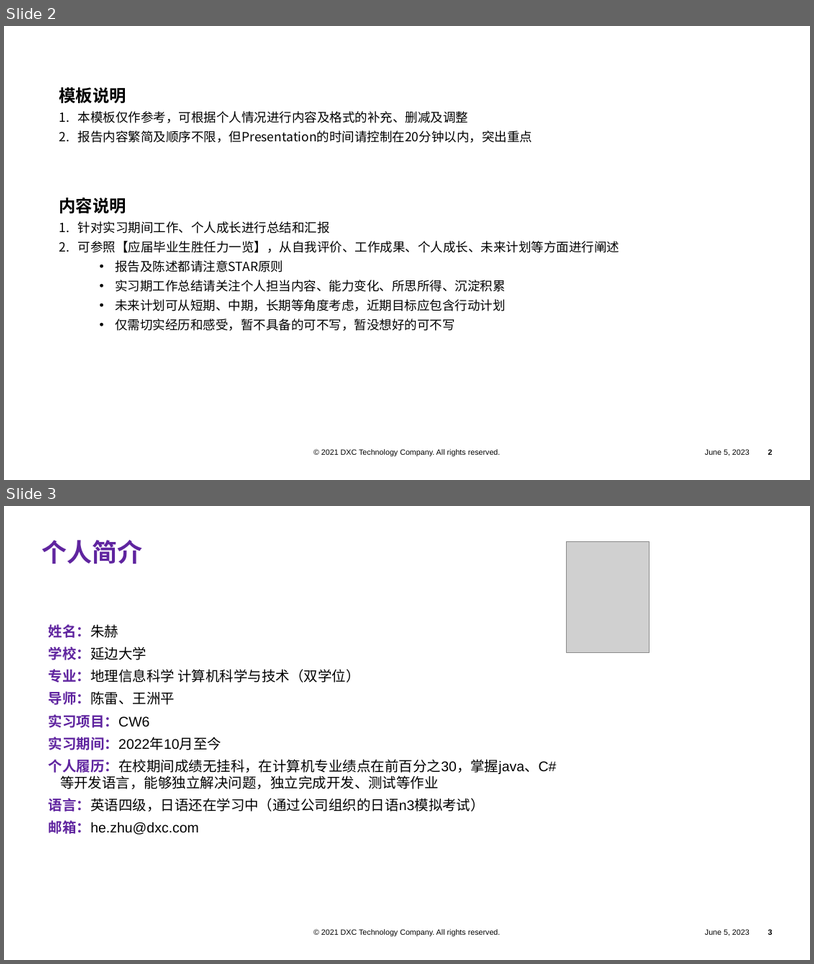
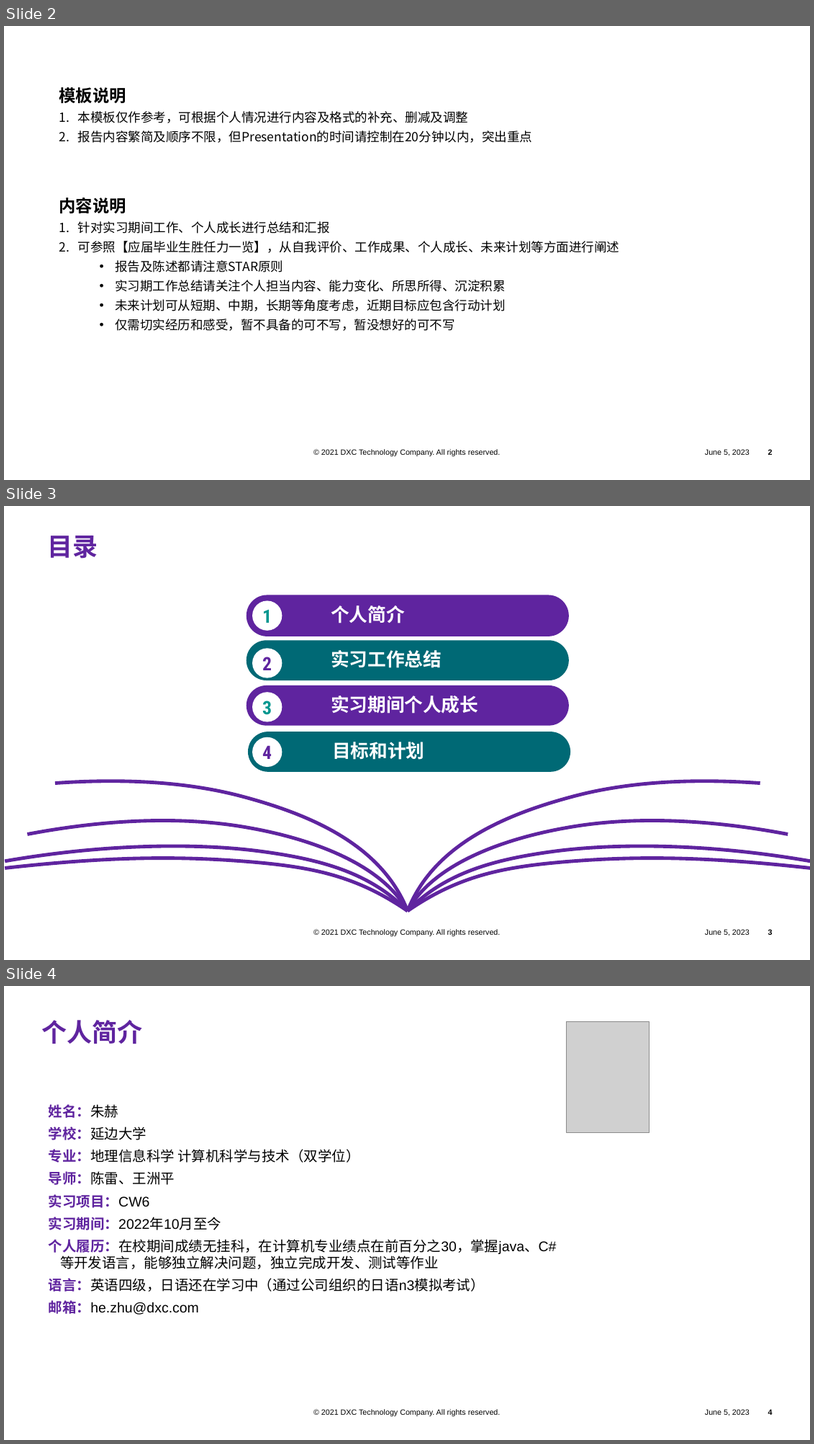
Before and after one commit to pangpangzhuxiaoyu/zhubiye, a slide deck: company space/实习报告/实习报告_朱赫 [.pptx. Shown one above the other, each under a label of ours: slides 2 and 3 before the commit, slides 2, 3 and 4 after it. The pictures are 814x964 and 814x1444 pixels, drawn with LibreOffice and Linux fonts; fonts in the diff are those of the drawing; grey boxes stand for pictures; background and template pictures are left out. Boxes give left, top, right and bottom in pixels: in the first picture for what was removed or moved away, otherwise in the second. Text is boxed around its words. In the diff, an @@ line names an element or a change of style, - is before the commit and + after.

```diff
--- a/company space/实习报告/实习报告_朱赫 [.pptx
+++ b/company space/实习报告/实习报告_朱赫 [.pptx
@@ slide 3 added at <box>4,506,810,960</box>, background #FFFFFF; not listed: 3 template elements that a slide beside it also shows @@
@@ text added at <box>47,536,98,559</box>, 36 pt, text #5F249F, bold @@
+目录
@@ rounded rectangle added at <box>247,595,569,636</box>, fill #5F249F, 26.4 pt, text #FFFFFF, bold @@
+个人简介
@@ ellipse added at <box>252,601,282,631</box>, fill #FFFFFF, 26.4 pt, text #00968F, bold @@
+1
@@ rounded rectangle added at <box>247,640,569,680</box>, fill #006975, 26.4 pt, text #FFFFFF, bold @@
+实习工作总结
@@ ellipse added at <box>252,648,282,678</box>, fill #FFFFFF, 26.4 pt, text #5F249F, bold @@
+2
@@ rounded rectangle added at <box>247,685,569,726</box>, fill #5F249F, 26.4 pt, text #FFFFFF, bold @@
+实习期间个人成长
@@ ellipse added at <box>252,692,282,722</box>, fill #FFFFFF, 26.4 pt, text #00968F, bold @@
+3
@@ rounded rectangle added at <box>248,731,571,772</box>, fill #006975, 26.4 pt, text #FFFFFF, bold @@
+目标和计划
@@ ellipse added at <box>252,737,282,767</box>, fill #FFFFFF, 26.4 pt, text #5F249F, bold @@
+4
@@ group added at <box>5,778,810,911</box>: 8 freeform shapes @@
@@ what was slide 3 is now slide 4 @@
@@ page number at <box>769,1409,773,1414</box>: text changed @@
-3
+4
```
Also in this commit, not shown: 2 slides changed, 5 other files.
